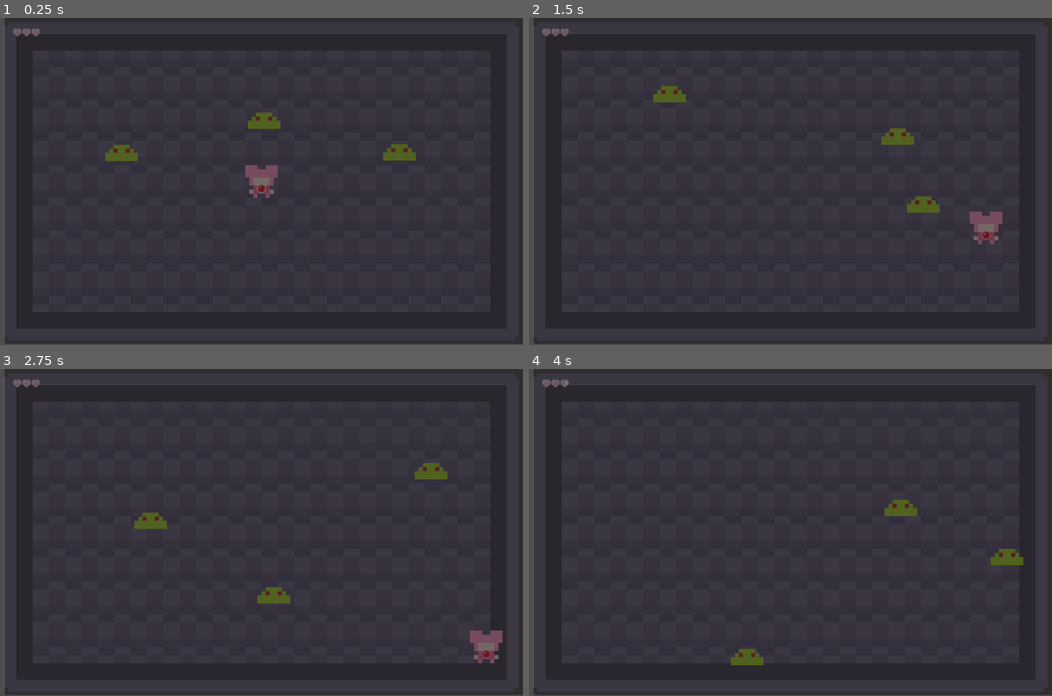
Above: before the commit, frames 1-4 (two rows, left to right).
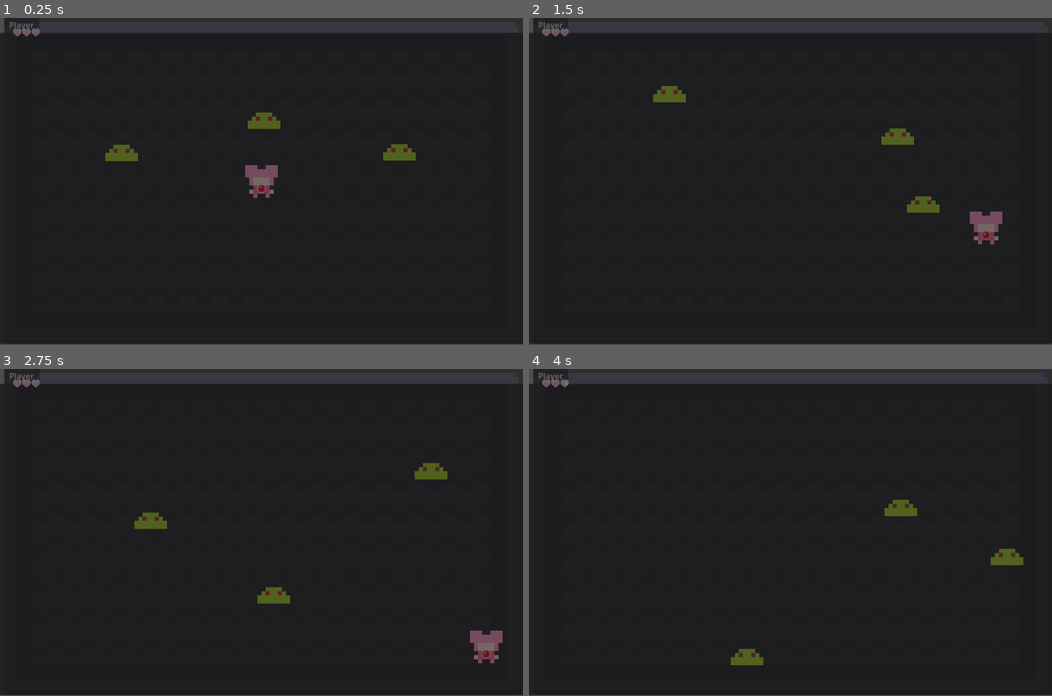
Above: after the commit, the same moments.

Repository: MagicalMegaDev/Magical-Persona-Repo
Game: Godot game, scene res://Assets/Scenes/main.tscn
The game is run twice, just before and just after one commit, with the same random seed, the same clock (stepped at 60 frames per second) and the same inputs.
Inputs:
- Up to frame 1 (0.25 s): no input
- Up to frame 2 (1.5 s): tap Enter at 0.5 s; hold D (move_right) 0.53-1.28 s; tap Space (speed) at 0.6, 1.35 s; hold S (move_down) from 1.28 s (still down)
- Up to frame 3 (2.75 s): release S (move_down) at 2.03 s; hold D (move_right) from 2.03 s (still down); tap Space (speed) at 2.1 s
- Up to frame 4 (4 s): release D (move_right) at 2.78 s; hold W (move_up) 2.78-3.53 s; tap Space (speed) at 2.85, 3.6 s; hold A (move_left) from 3.53 s (still down)

The runs differ from the first frame. In frame 1, 78% of the frame differs, in the area x 0-100%, y 0-100%; in frame 2, 78%; in frame 3, 78%; in frame 4, 78%.
Error before the commit: Assertion failed: Debug Menu has No Tab Container assigned! (res://Assets/Scripts/Globals/DebugMenu.gd:9)
Error after the commit: Attempt to call function 'add_child' in base 'null instance' on a null instance. (res://Assets/Scripts/Globals/DebugMenu.gd:35)

Commit message:
Debug is getting closer

Diff:
--- a/Assets/Scripts/Characters/BaseCharacter.gd
+++ b/Assets/Scripts/Characters/BaseCharacter.gd
@@ -66,4 +66,4 @@
 	queue_free()
 
 func _debug():
-	DebugMenu._add_inspector(stats, "Player")
+	TestDebugMenu._add_inspector(stats, "Player")
--- a/project.godot
+++ b/project.godot
@@ -22,7 +22,8 @@
 SignalBus="*res://Assets/Scripts/Globals/signal_bus.gd"
 Constants="*res://Assets/Scripts/Globals/constants.gd"
 GameManager="*res://Assets/Scripts/Globals/game_manager.gd"
-DebugMenu="*res://Assets/Scripts/Globals/DebugMenu.gd"
+DebugMenu="res://Assets/Scripts/Globals/DebugMenu.gd"
+TestDebugMenu="*res://Assets/Scenes/UI/Debug/test_debug_menu.tscn"
 
 [display]
 
